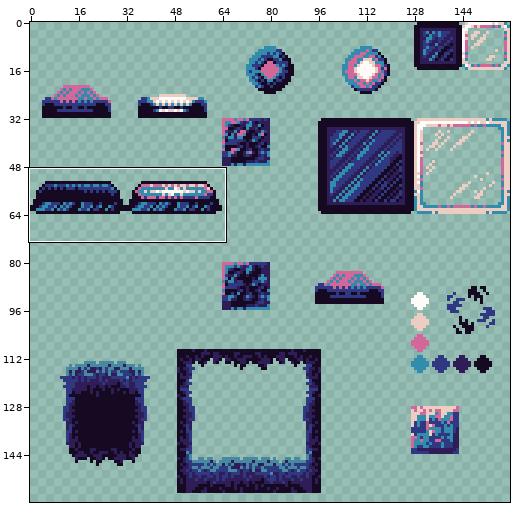
Edited in one commit: sprite sheet (res/interactables/button.png). Above, an overview of the earlier version with the close-up marked.
Close-up. Earlier state:
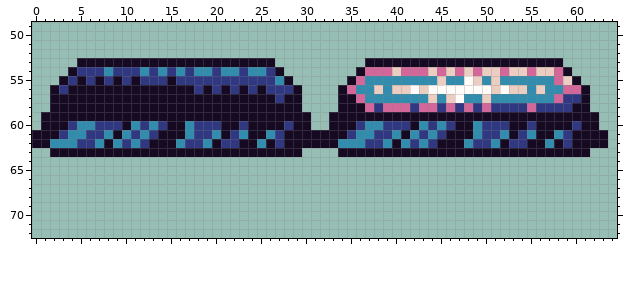
The file is 160x160 pixels. Shown: x 0..64, y 49..72.
Now the later version:
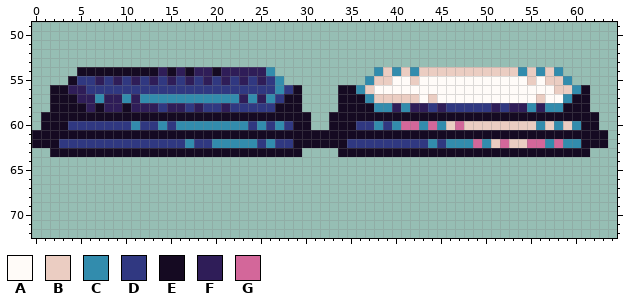
Palette (. is transparent): A #fffbf8  B #ebcdc2  C #328cad  D #303881  E #150a22  F #2f1d58  G #d3679a
From old to new:
The edit turns colour B into colour A in row 55 at x 45, 49 and 51; in row 56 at x 38, 40 to 41, 43, 51, 53 to 54 and 56; in row 57 at x 46 and 50.
The edit turns colour C into colour A in row 55 at x 40 to 41, 43 to 44, 46 to 47, 50, 52 to 54 and 56; in row 56 at x 39, 55 and 57; in row 57 at x 43, 45, 48 to 49, 51 to 55 and 57.
The edit turns colour G into colour A in row 57 at x 58.
The edit turns colour C into colour B in row 55 at x 38 to 39, 42, 55 and 57; in row 56 at x 37 and 58; in row 57 at x 38 to 42 and 56; in row 60 at x 49; in row 62 at x 51.
The edit turns colour D into colour B in row 60 at x 46, 50 to 52 and 55; in row 62 at x 53 to 54.
The edit turns colour E into colour B in row 60 at x 48, 53 to 54, 57 and 59.
The edit turns colour G into colour B in row 54 at x 39, 41, 43, 45, 47, 49, 52 and 55; in row 55 at x 58; in row 56 at x 59.
The edit turns colour B into colour C in row 54 at x 40, 54 and 56; in row 55 at x 59.
The edit turns colour D into colour C in row 54 at x 26; in row 56 at x 27; in row 57 at x 59; in row 58 at x 38 and 57 to 58; in row 60 at x 14, 18 to 20, 23, 40 and 60; in row 62 at x 17, 21 to 22, 44, 50 and 59.
The edit turns colour E into colour C in row 57 at x 7, 10, 12 to 22, 24 and 26; in row 60 at x 16, 21 to 22, 25, 27, 56 and 58; in row 62 at x 20, 23 to 24, 26, 46 to 47 and 60.
The edit turns colour G into colour C in row 54 at x 38, 42 and 58; in row 56 at x 60; in row 58 at x 39, 41 and 55.
The edit turns colour C into colour D in row 60 at x 5 to 6, 13 and 37; in row 62 at x 3 to 4, 7, 9, 11, 16, 19, 25, 35 to 36, 39, 41 and 43.
The edit turns colour E into colour D in row 55 at x 5; in row 56 at x 6 to 17, 19, 21, 23 and 25; in row 58 at x 14, 17, 19 to 20 and 22 to 26; in row 60 at x 10, 15, 24 and 26; in row 62 at x 8, 13 to 15, 28, 40 and 45.
The edit turns colour G into colour D in row 58 at x 44, 46, 48 and 50.
The edit turns colour C into colour E in row 54 at x 8 and 12; in row 61 at x 4 to 5, 8, 10, 12, 17, 20, 23, 26, 36 to 37, 40, 42, 44, 49, 52, 55 and 58; in row 62 at x 2 and 34.
The edit turns colour D into colour E in row 54 at x 5 to 7, 9 to 11, 13, 15, 17 and 20; in row 55 at x 4; in row 56 at x 3; in row 57 at x 60; in row 58 at x 59; in row 61 at x 3, 6 to 7, 11, 13, 18 to 19, 22, 27, 35, 38 to 39, 43, 45, 50 to 51, 54 and 59.
The edit turns colour G into colour E in row 56 at x 35; in row 57 at x 36; in row 58 at x 37.
The edit turns colour C into colour F in row 54 at x 14, 16, 18 to 19, 21 to 22 and 24 to 25.
The edit turns colour D into colour F in row 54 at x 23; in row 55 at x 13, 17, 19, 21, 23 and 25; in row 58 at x 42, 45, 51, 53 to 54 and 56.
The edit turns colour E into colour F in row 55 at x 7, 9, 11 and 15; in row 56 at x 4 to 5; in row 57 at x 5 to 6, 8 to 9, 11, 23 and 25; in row 58 at x 6, 8 to 9, 11 to 13, 15 to 16, 18 and 21.
The edit turns colour G into colour F in row 58 at x 40 and 43.
The edit turns colour D into colour G in row 60 at x 41 and 44; in row 62 at x 49.
The edit turns colour E into colour G in row 60 at x 42 and 47; in row 62 at x 52, 55 to 56 and 58.
The author cleared colour E in row 53 at x 5 to 26 and 37 to 58; in row 54 at x 4, 27, 36 and 59; in row 55 at x 3, 28, 35 and 60.
The author cleared colour G in row 54 at x 37; in row 55 at x 36.
Where, in picture pixels (left, top, right, bottom), the same in both close-ups:
changed: (50, 58, 293, 148)
changed: (338, 58, 581, 148)
